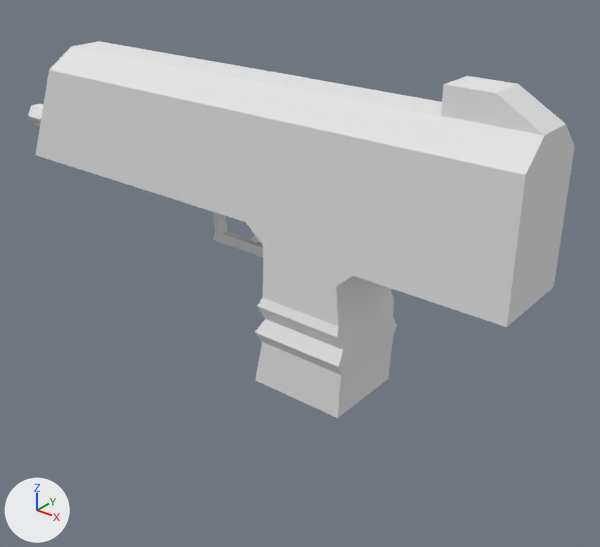
The Blender file Models/SMG.blend, before and after one commit.
Both versions are drawn from a 50 mm camera at (6.33, -7.17, 4.76) aimed at (0.17, 0.53, -0.01). Arrows for +X, +Y and +Z are at lower left; the lights stay in place.
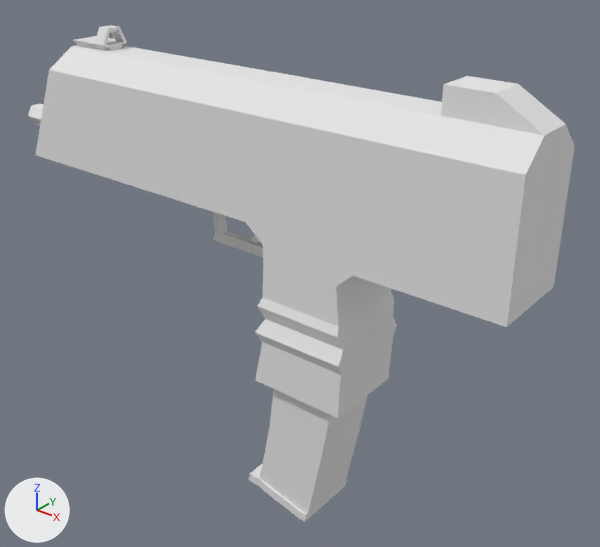
Boxes (x1, y1, x2, y2) around the edits, measured in the pictures (600 x 547 px):
'Cube.001', added: after (249, 389, 368, 522)
'Circle', added: after (73, 25, 127, 51)

Diff of the bpy script that builds the scene:
```diff
--- a/Models/SMG.blend.py
+++ b/Models/SMG.blend.py
@@ me_circle @@
+me_circle.from_pydata(...)  # 44 vertices, 42 faces; spans x -1.68..1.03, y -1.56..1.56, z -0.25..4.84
@@ me_cube_002 @@
+me_cube_002.from_pydata(...)  # 186 vertices, 184 faces; spans x -2.5..1.97, y -1.46..1.46, z -5.4..8.43
@@ ob_circle @@
+ob_circle = bpy.data.objects.new('Circle', me_circle)
+ob_circle.location = (-3.09, 0.0, 2.72)
+ob_circle.rotation_euler = (0.0, 1.571, 0.0)  # degrees (0, 90, 0)
+ob_circle.scale = (0.124, 0.124, 0.124)
@@ ob_cube_001 @@
+ob_cube_001 = bpy.data.objects.new('Cube.001', me_cube_002)
+ob_cube_001.location = (0.84, 0.0, -1.34)
+ob_cube_001.scale = (0.314, 0.314, 0.314)
```
